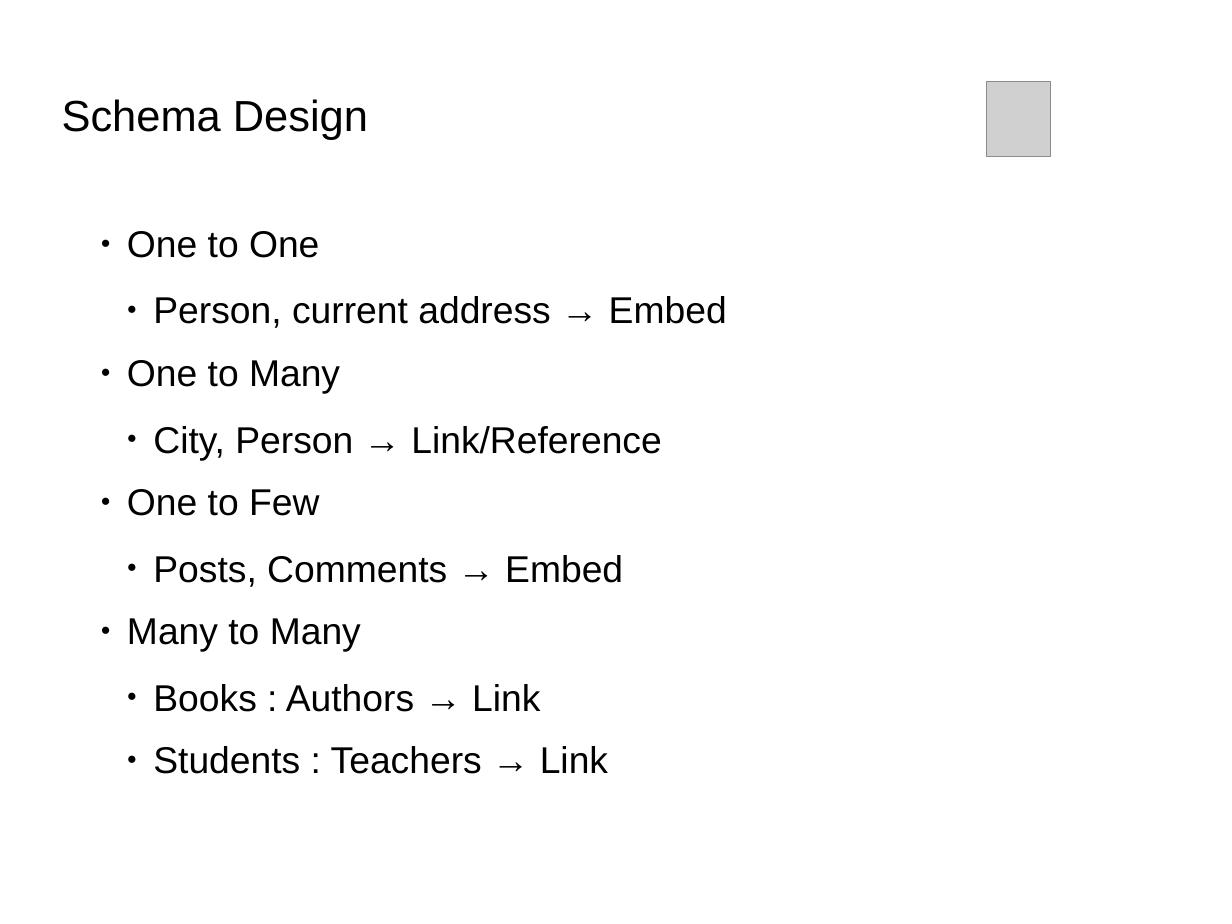
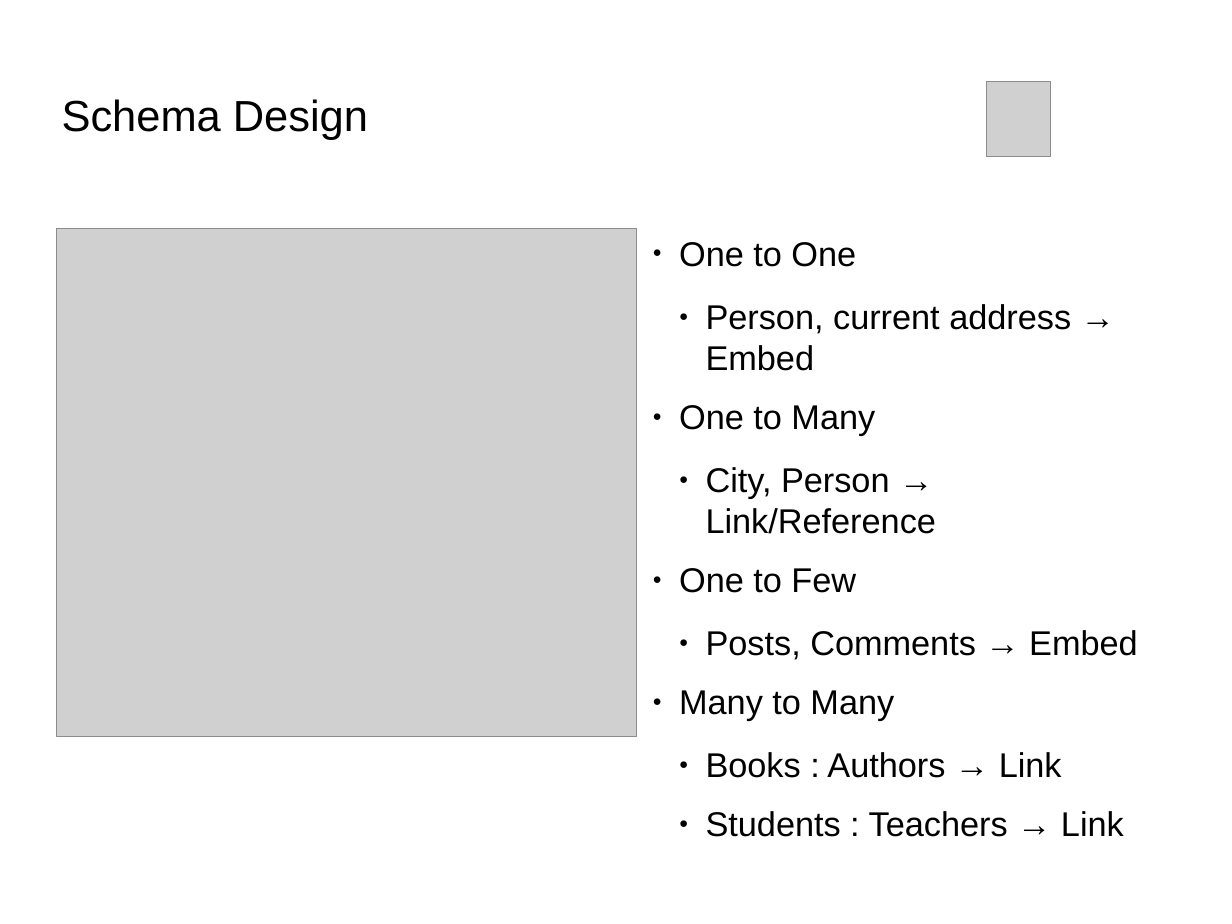
Before and after one commit to Bhakti/mongo_session, a slide deck: slide 19 of MongoDB_Session.odp (slide 15 before the commit). Drawn at 1232x924 pixels with LibreOffice and Linux fonts; fonts in the diff are those of the drawing; grey boxes stand for pictures; background and template pictures are left out. Boxes give left, top, right and bottom in pixels: in the first picture for what was removed or moved away, otherwise in the second. Text is boxed around its words. In the diff, an @@ line names an element or a change of style, - is before the commit and + after.

```diff
--- a/MongoDB_Session.odp
+++ b/MongoDB_Session.odp
@@ picture added at box(57, 228, 637, 736) @@
@@ text "One to One": place and size @@
-text "One to One" at box(127, 231, 662, 774)
+text "One to One" at box(679, 242, 1138, 837)
@@ text "One to One" at box(679, 242, 1138, 837): size 24 to 22.1 pt @@
```
Also in this commit, not shown: 11 other slides changed, 8 slides added, 1 slide removed, 5 other files.
